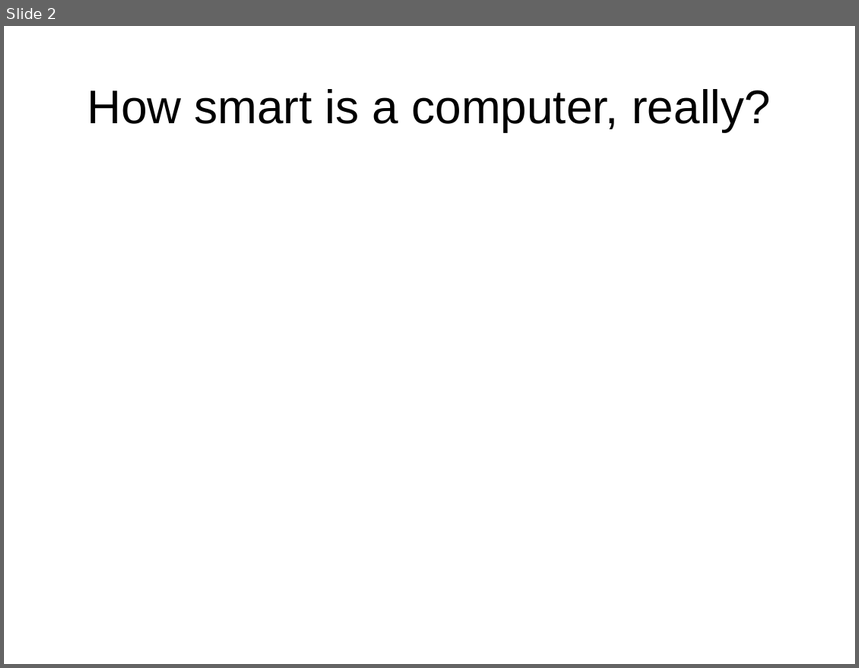
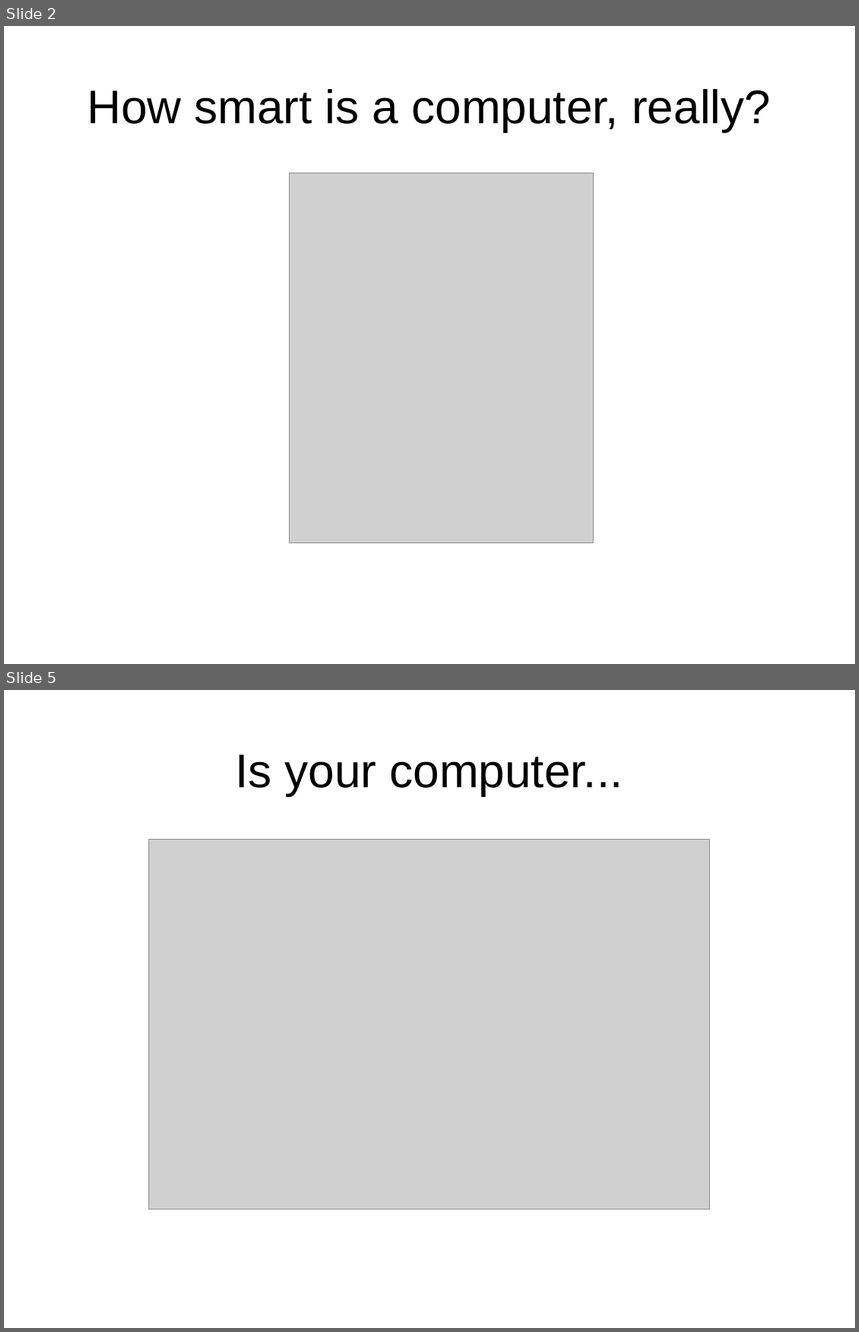
Before and after one commit to josh-mcq/code-eval, a slide deck: Toastmasters.odp. Shown one above the other, each under a label of ours: slide 2 before the commit, slides 2 and 5 after it; the slides between them are not shown. The pictures are 859x668 and 859x1332 pixels, drawn with LibreOffice and Linux fonts; fonts in the diff are those of the drawing; grey boxes stand for pictures. Boxes give left, top, right and bottom in pixels: in the first picture for what was removed or moved away, otherwise in the second. Text is boxed around its words. In the diff, an @@ line names an element or a change of style, - is before the commit and + after.

```diff
--- a/Toastmasters.odp
+++ b/Toastmasters.odp
@@ slide 5 added at (4,690,855,1328), background #FFFFFF @@
@@ title added at (235,755,623,796), 44 pt, text #000000 @@
+Is your computer...
@@ picture added at (149,839,710,1209) @@
@@ slide 2 changed as well @@
@@ picture added at (290,173,593,544) @@
```
Also in this commit, not shown: 5 other slides changed, 7 other slides added, 6 slides removed.
